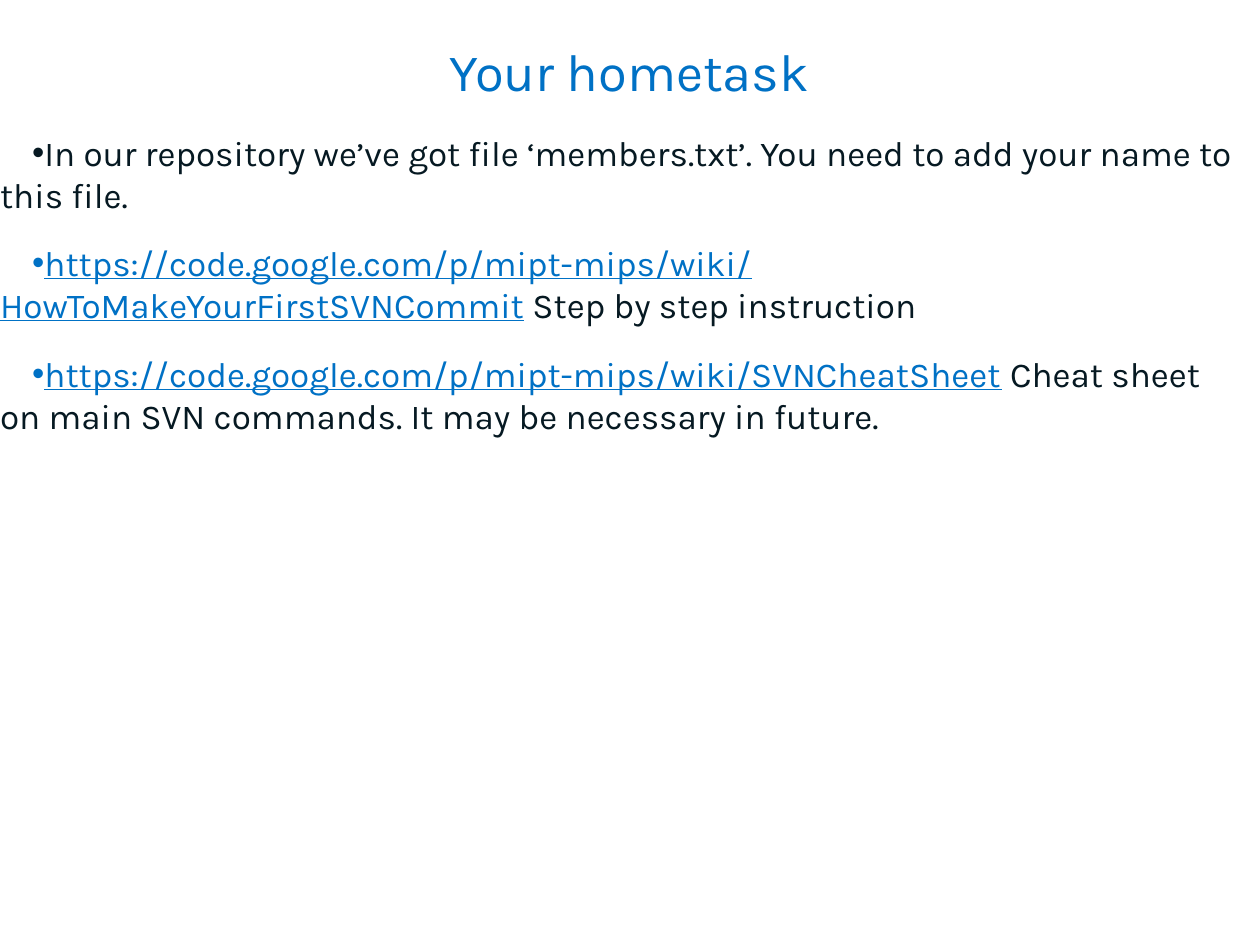
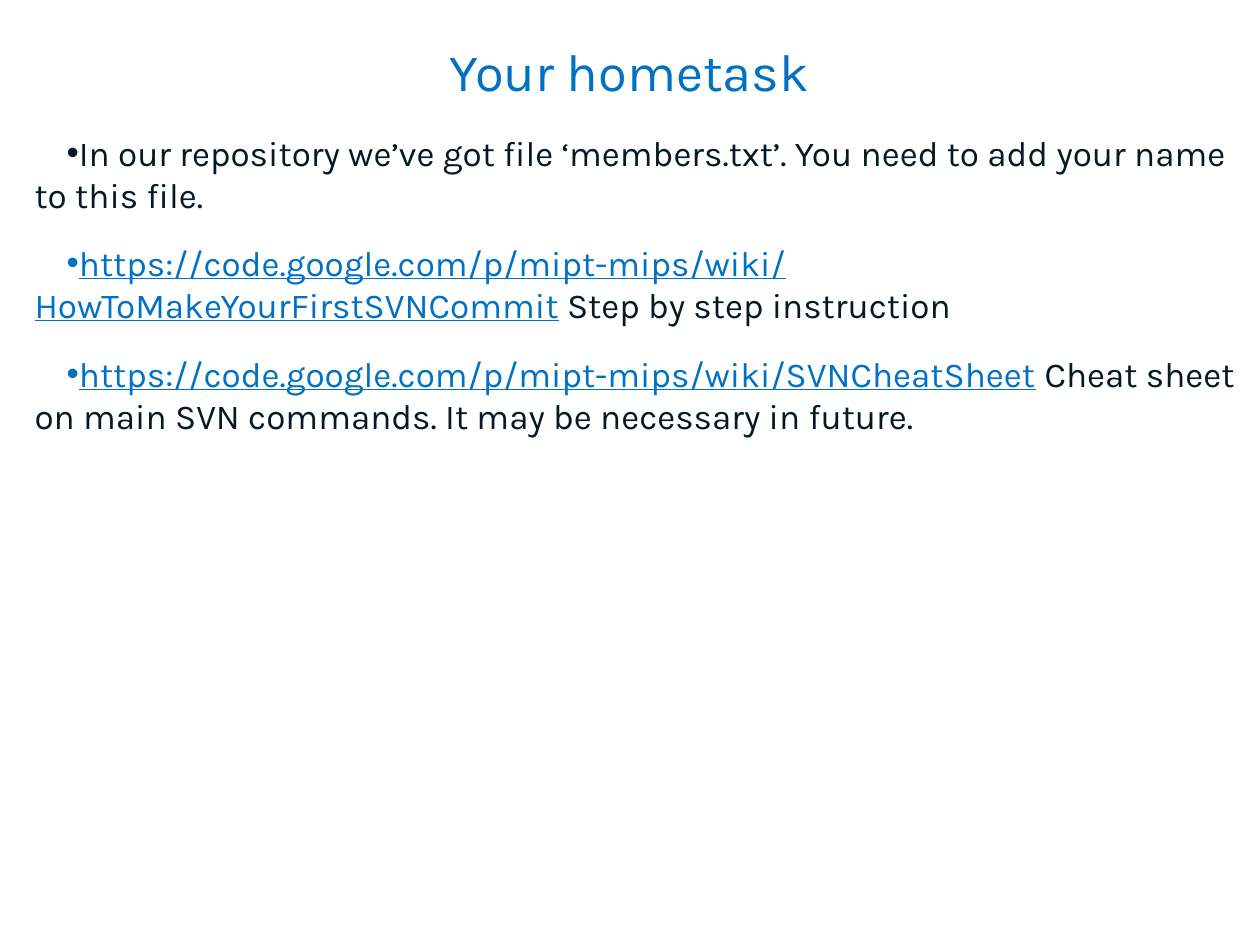
Before and after one commit to MIPT-ILab/mipt-mips, a slide deck: slide 16 of lectures/arch/Lecture_2__05_Oct__Project_Introduction__Eng_text__No_audio.pptx. Drawn at 1260x945 pixels with LibreOffice and Linux fonts; fonts in the diff are those of the drawing; background and template pictures are left out. Boxes give left, top, right and bottom in pixels: in the first picture for what was removed or moved away, otherwise in the second. Text is boxed around its words. In the diff, an @@ line names an element or a change of style, - is before the commit and + after.

```diff
--- a/lectures/arch/Lecture_2__05_Oct__Project_Introduction__Eng_text__No_audio.pptx
+++ b/lectures/arch/Lecture_2__05_Oct__Project_Introduction__Eng_text__No_audio.pptx
@@ text "In our repository we’ve got ..." rewrapped from <box>0,142,1231,438</box> to <box>35,142,1235,438</box> @@
```
Also in this commit, not shown: 3 other slides changed.
